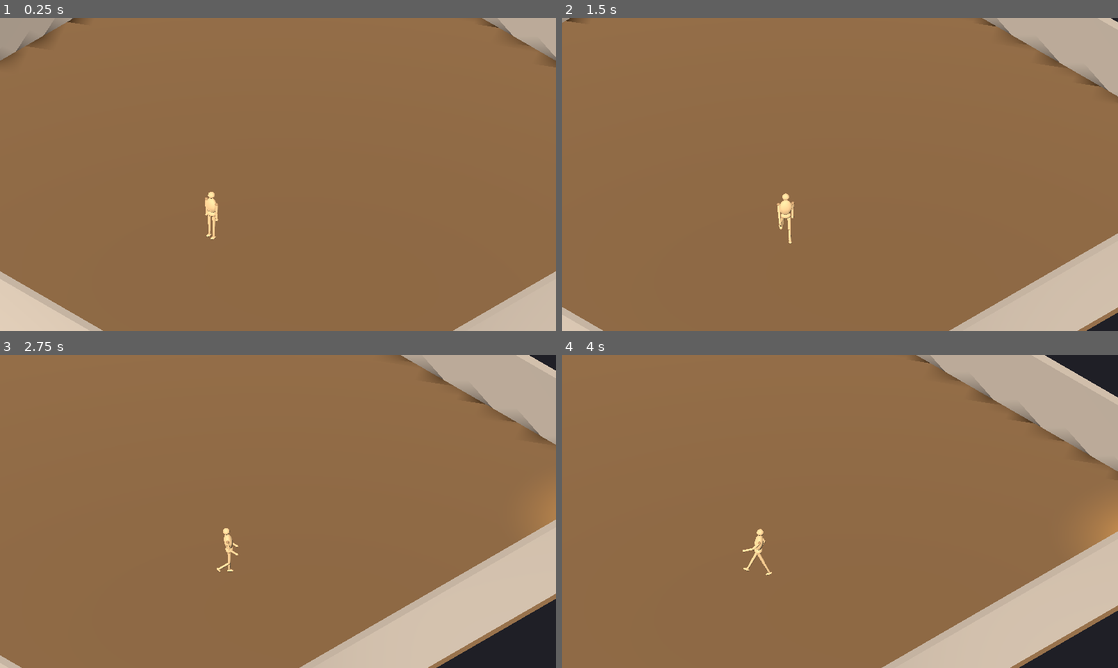
Above: before the commit, frames 1-4 (two rows, left to right).
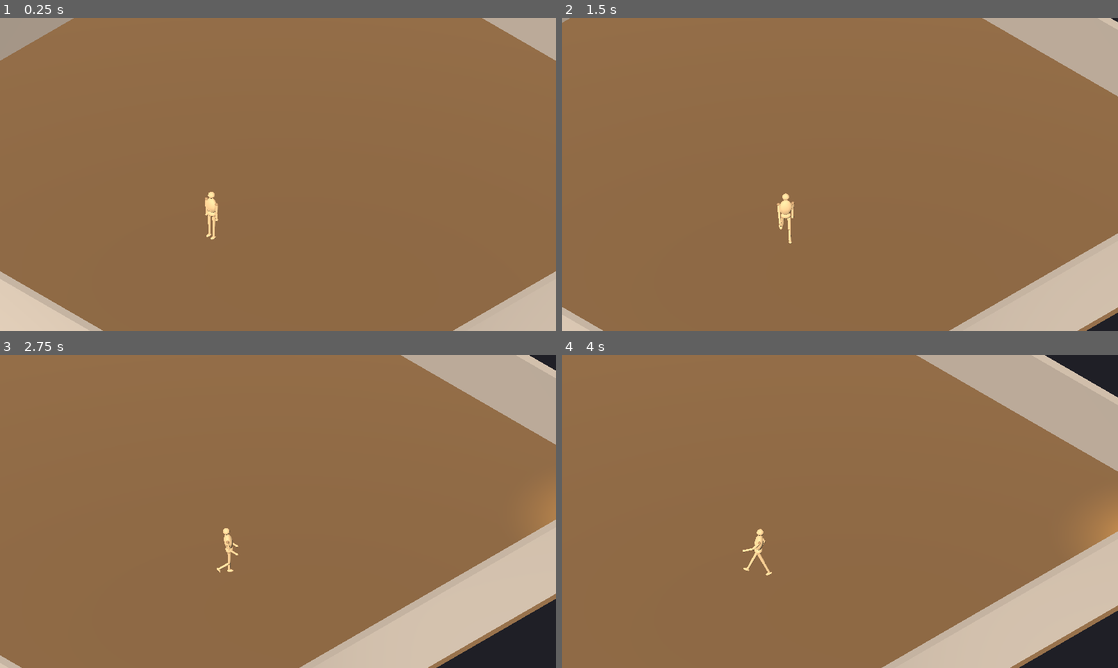
Above: after the commit, the same moments.

Repository: hieubqdsm/crime-in-clock-tower
Game: Godot game, scene res://scenes/main/Main.tscn
Same seed, same stepped clock (60 frames per second), same inputs: the game is played once before the commit and once after it.
Inputs:
- Up to frame 1 (0.25 s): no input
- Up to frame 2 (1.5 s): hold D (move_right) 0.53-1.28 s; hold Shift (fast_walk) 0.53-1.28 s; hold S (move_down) from 1.28 s (still down); tap Ctrl (sprint) at 1.35 s
- Up to frame 3 (2.75 s): release S (move_down) at 2.03 s; hold D (move_right) from 2.03 s (still down); hold Shift (fast_walk) from 2.03 s (still down)
- Up to frame 4 (4 s): release D (move_right) at 2.78 s; release Shift (fast_walk) at 2.78 s; hold W (move_up) 2.78-3.53 s; tap Ctrl (sprint) at 2.85 s; hold A (move_left) from 3.53 s (still down); hold Shift (fast_walk) from 3.53 s (still down)

The runs differ from the first frame. In frame 1, 0.5% of the frame differs, in the area x 0-100%, y 0-71%; in frame 2, 0.4%; in frame 3, 0.4%; in frame 4, 0.5%, in the area x 32-100%, y 0-71%.

Commit message:
fix: web-only jagged shadow acne at wall bases — walls/floor no longer cast shadows (Compatibility renderer aliasing; character shadows kept)

Diff:
--- a/scenes/room/Room.tscn
+++ b/scenes/room/Room.tscn
@@ -27,6 +27,7 @@
 [node name="Floor" type="StaticBody3D" parent="."]
 
 [node name="FloorMesh" type="MeshInstance3D" parent="Floor"]
+cast_shadow = 0
 transform = Transform3D(1, 0, 0, 0, 1, 0, 0, 0, 1, 0, -0.1, 0)
 mesh = SubResource("floor_mesh")
 
@@ -38,6 +39,7 @@
 transform = Transform3D(1, 0, 0, 0, 1, 0, 0, 0, 1, 0, 1.3, -11.85)
 
 [node name="MeshInstance3D" type="MeshInstance3D" parent="WallNorth"]
+cast_shadow = 0
 mesh = SubResource("wall_mesh")
 
 [node name="CollisionShape3D" type="CollisionShape3D" parent="WallNorth"]
@@ -47,6 +49,7 @@
 transform = Transform3D(1, 0, 0, 0, 1, 0, 0, 0, 1, 0, 1.3, 11.85)
 
 [node name="MeshInstance3D" type="MeshInstance3D" parent="WallSouth"]
+cast_shadow = 0
 mesh = SubResource("wall_mesh")
 
 [node name="CollisionShape3D" type="CollisionShape3D" parent="WallSouth"]
@@ -56,6 +59,7 @@
 transform = Transform3D(0, 0, 1, 0, 1, 0, -1, 0, 0, 11.85, 1.3, 0)
 
 [node name="MeshInstance3D" type="MeshInstance3D" parent="WallEast"]
+cast_shadow = 0
 mesh = SubResource("wall_mesh")
 
 [node name="CollisionShape3D" type="CollisionShape3D" parent="WallEast"]
@@ -65,6 +69,7 @@
 transform = Transform3D(0, 0, 1, 0, 1, 0, -1, 0, 0, -11.85, 1.3, 0)
 
 [node name="MeshInstance3D" type="MeshInstance3D" parent="WallWest"]
+cast_shadow = 0
 mesh = SubResource("wall_mesh")
 
 [node name="CollisionShape3D" type="CollisionShape3D" parent="WallWest"]
